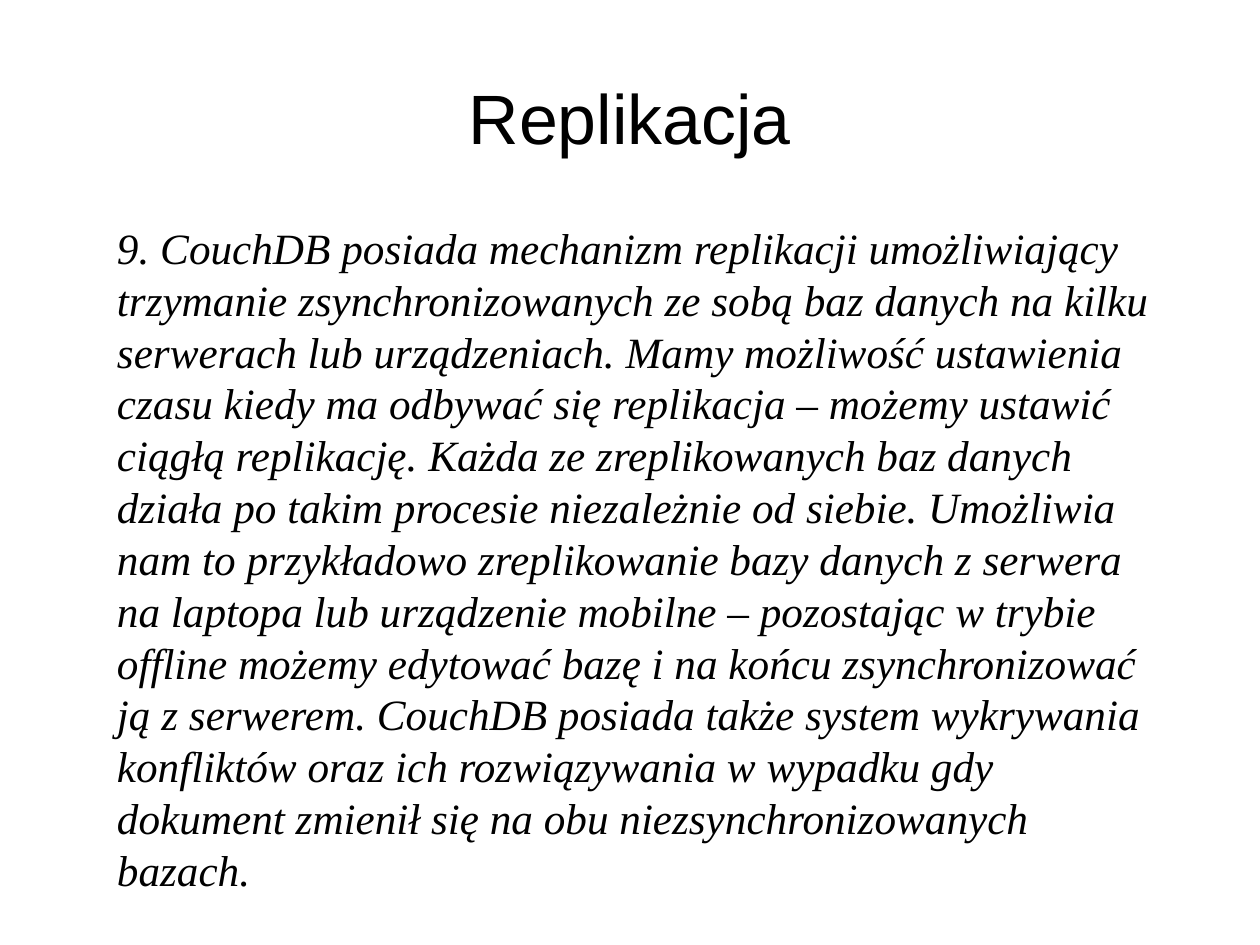
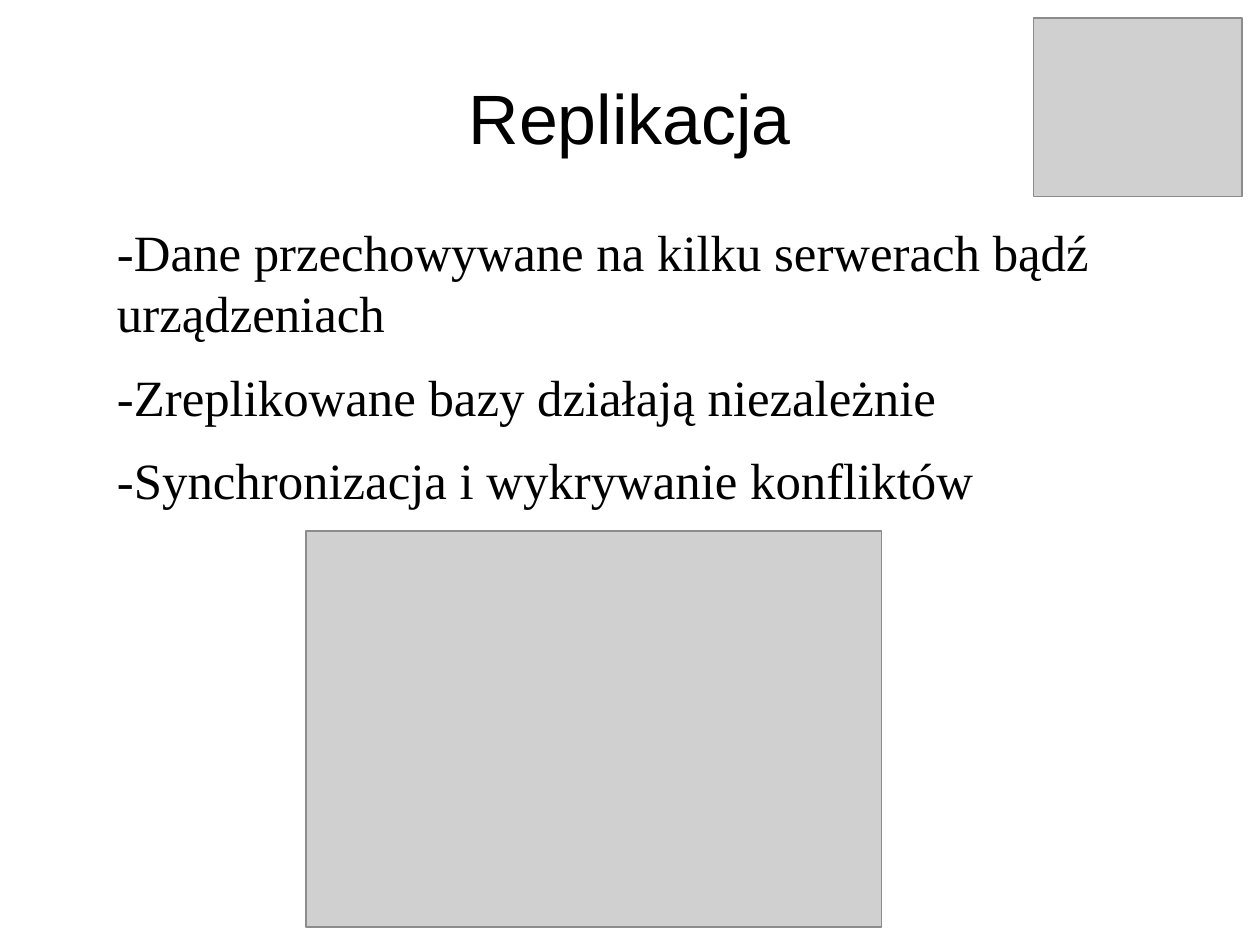
Before and after one commit to pawnow/ProjektErlang, a slide deck: slide 15 of prezentacja.odp. Drawn at 1260x945 pixels with LibreOffice and Linux fonts; fonts in the diff are those of the drawing; grey boxes stand for pictures. Boxes give left, top, right and bottom in pixels: in the first picture for what was removed or moved away, otherwise in the second. Text is boxed around its words. In the diff, an @@ line names an element or a change of style, - is before the commit and + after.

Commit message:
Prezentacja1.5

```diff
--- a/prezentacja.odp
+++ b/prezentacja.odp
@@ picture added at (1034,18,1242,197) @@
@@ text at (117,235,1089,510): text changed; size 27.2 to 32 pt; italic off @@
-9. CouchDB posiada mechanizm replikacji umożliwiający trzymanie zsynchronizowanych ze sobą baz danych na kilku serwerach lub urządzeniach. Mamy możliwość ustawienia czasu kiedy ma odbywać się replikacja – możemy ustawić ciągłą replikację. Każda ze zreplikowanych baz danych działa po takim procesie niezależnie od siebie. Umożliwia nam to przykładowo zreplikowanie bazy danych z serwera na laptopa lub urządzenie mobilne – pozostając w trybie offline możemy edytować bazę i na końcu zsynchronizować ją z serwerem. CouchDB posiada także system wykrywania konfliktów oraz ich rozwiązywania w wypadku gdy dokument zmienił się na obu niezsynchronizowanych bazach.
+-Dane przechowywane na kilku serwerach bądź urządzeniach
+-Zreplikowane bazy działają niezależnie
+-Synchronizacja i wykrywanie konfliktów
@@ picture added at (306,532,883,927) @@
```
Also in this commit, not shown: 10 other slides changed, 4 slides added, 4 slides removed.
